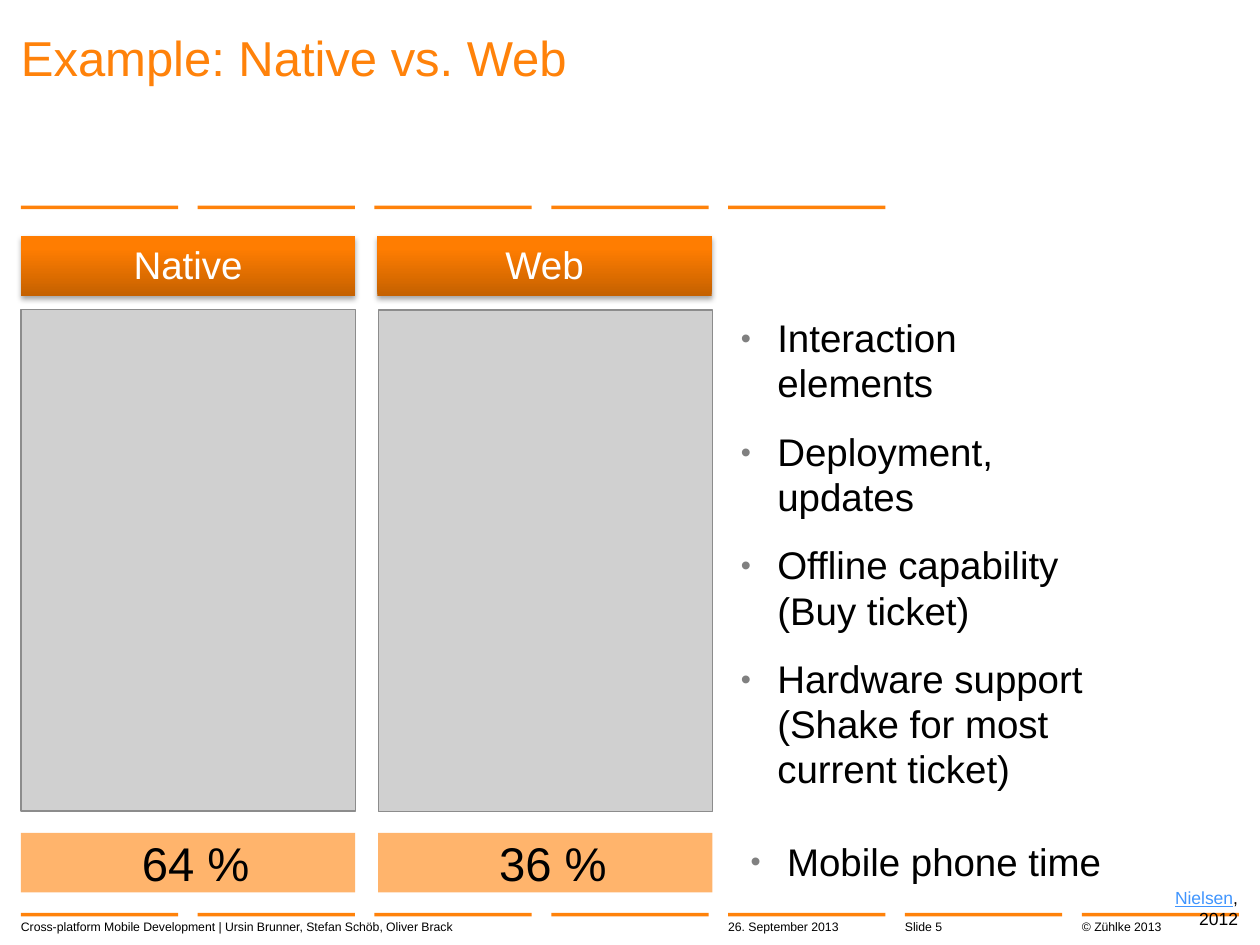
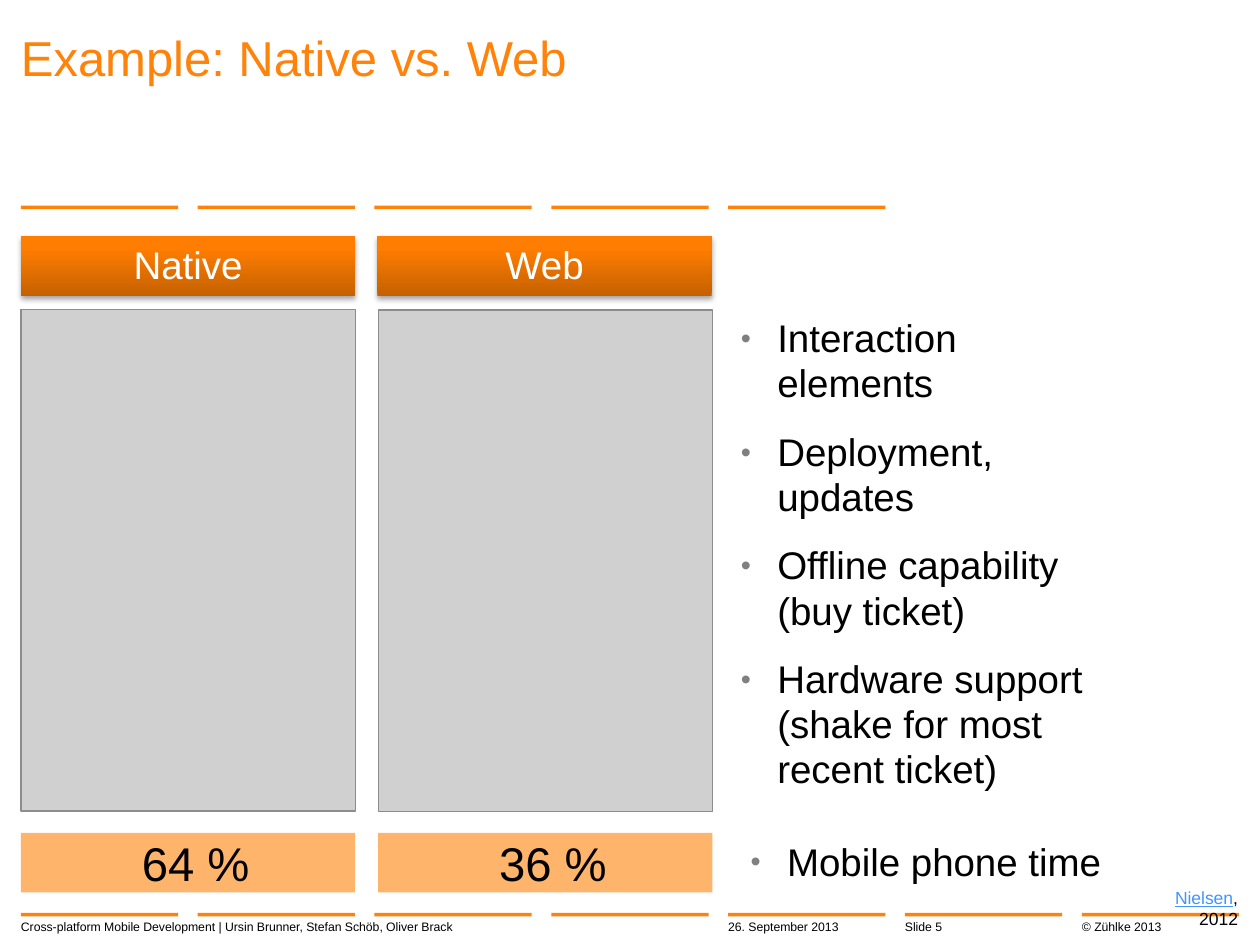
Before and after one commit to brunnurs/zxm, a slide deck: slide 5 of docs/13-09-26 Cross-platform mobile development with C#.pptx. Drawn at 1260x945 pixels with LibreOffice and Linux fonts; fonts in the diff are those of the drawing; grey boxes stand for pictures; background and template pictures are left out. Boxes give left, top, right and bottom in pixels: in the first picture for what was removed or moved away, otherwise in the second. Text is boxed around its words. In the diff, an @@ line names an element or a change of style, - is before the commit and + after.

```diff
--- a/docs/13-09-26 Cross-platform mobile development with C#.pptx
+++ b/docs/13-09-26 Cross-platform mobile development with C#.pptx
@@ text at (x1=777, y1=551, x2=1082, y2=791): text changed @@
-  • Offline capability
-    (Buy ticket)
-  • Hardware support
-    (Shake for most current ticket)
+  • Offline capability
+    (buy ticket)
+  • Hardware support
+    (shake for most recent ticket)
```
Also in this commit, not shown: 4 other slides changed.
